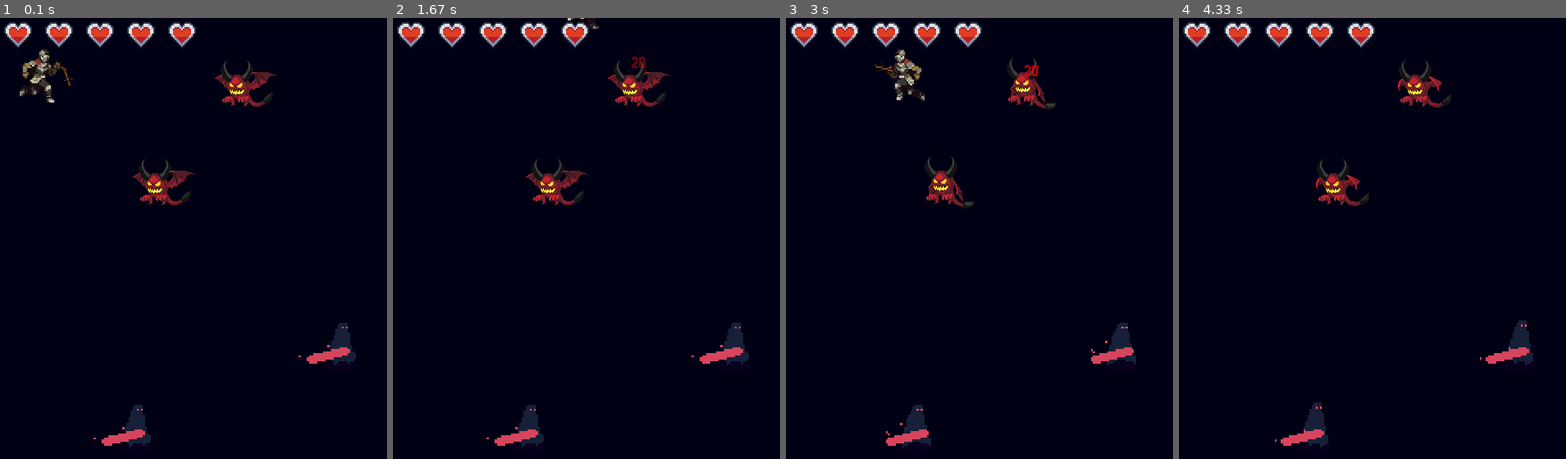
Above: before the commit, frames 1-4 (left to right).
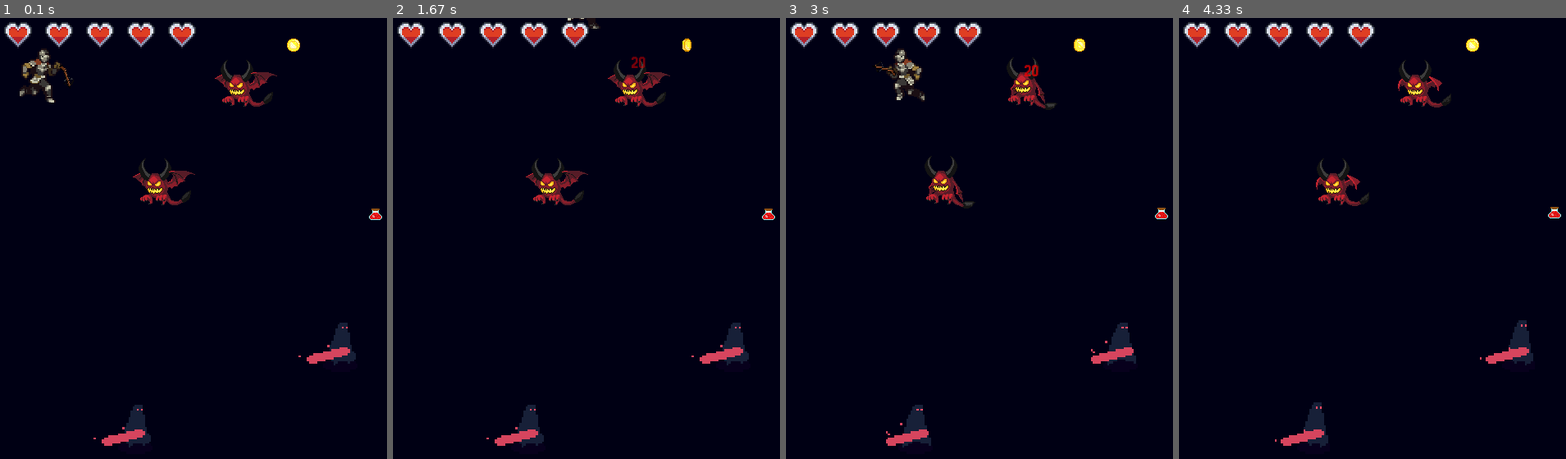
Above: after the commit, the same moments.

Repository: JuanseBencegues/VideoJuegoBasico-Pygame
Game: pygame game, started from main.py
Same seed, same stepped clock (60 frames per second), same inputs: the game is played once before the commit and once after it.
Inputs (mouse positions are in pixels of both pictures, inside the frame that each line leads up to):
- Up to frame 1 (0.1 s): no input
- Up to frame 2 (1.67 s): hold D 0.33-0.8 s; move the mouse to (698, 287) at 0.37 s; hold W 0.83-1.13 s; move the mouse to (outside the picture) at 0.87 s; click (outside the picture) at 1.22 s; hold D from 1.5 s (still down); click (516, 189) at 1.58 s
- Up to frame 3 (3 s): release D at 1.97 s; hold A 2-2.53 s; click (outside the picture) at 2.08 s; hold S 2.57-2.87 s; click (outside the picture) at 2.65 s; hold A from 2.9 s (still down); click (1126, 97) at 2.98 s
- Up to frame 4 (4.33 s): release A at 3.3 s; hold W 3.33-3.7 s; click (1271, 251) at 3.42 s

The runs differ from the first frame. In frame 1, 0.1% of the frame differs, in the area x 74-99%, y 4-46%; in frame 2, 0.1%; in frame 3, 0.1%; in frame 4, 0.1%.

Commit message:
Gold and Wine

Diff:
--- a/constantes.py
+++ b/constantes.py
@@ -29,3 +29,6 @@
 COLOR_GOLPE_CRITICO = (255,215,0)
 DURACION_TEXTO_HIT = 700 #milisegundos
 TAM_FUNTE = 20
+# Items
+ESCALA_POCION = 1
+ESCALA_MONEDA = 1
--- /dev/null
+++ b/items.py
@@ -0,0 +1,22 @@
+import pygame.sprite
+
+""" La clase importada sprite YA TIENE SU PROPIO UPDATE """
+class Item(pygame.sprite.Sprite):
+    def __init__(self, x, y, item_type, animation_list):
+        pygame.sprite.Sprite.__init__(self)
+        self.item_type = item_type # 0 = monedas, 1 = pociones
+        self.animation_list = animation_list
+        self.frame_index = 0
+        self.update_time = pygame.time.get_ticks()
+        self.image = self.animation_list[self.frame_index]
+        self.rect = self.image.get_rect()
+        self.rect = (x,y)
+
+    def update(self):
+        cooldown_animacion = 100
+        self.image = self.animation_list[self.frame_index]
+        if pygame.time.get_ticks() - self.update_time >= cooldown_animacion:
+            self.frame_index = self.frame_index + 1
+            self.update_time = pygame.time.get_ticks()
+        if self.frame_index >= len(self.animation_list):
+            self.frame_index = 0
--- a/main.py
+++ b/main.py
@@ -3,6 +3,7 @@
 from personaje import Personaje
 from weapons import Weapon
 from textos import DmgText
+from items import Item
 import os
 
 #---------------- Funciones ----------------
@@ -20,6 +21,17 @@
 def nombres_carpetas(directorio):
     """ Retorna una lista con el nombre de las carpertas en el directorio dado """
     return os.listdir(directorio)
+
+def vida_jugador():
+    c_mitad_dibujado = False
+    for i in range(constantes.CANTIDAD_CORAZONES):
+        if jugador.energia >=((i+1)*100 / constantes.CANTIDAD_CORAZONES):
+            ventana.blit(corazon_lleno, (5+i*50,5))
+        elif jugador.energia % 25 > 0 and not c_mitad_dibujado:
+            ventana.blit(corazon_mitad, (5+i*50,5))
+            c_mitad_dibujado = True
+        else:
+            ventana.blit(corazon_vacio,(5+i*50,5))
 
 #---------------- Pantalla ----------------
 #Inicia pygame
@@ -40,13 +52,13 @@
     img = escalar_img(img, constantes.ESCALA_PERSONAJE)
     animaciones.append(img)
 #Salud
-corazon_vacio = pygame.image.load("assets/images/items/heart_empty.png")
+corazon_vacio = pygame.image.load("assets/images/items/hearts/heart_empty.png")
 corazon_vacio = escalar_img(corazon_vacio, constantes.ESCALA_CORAZONES)
 
-corazon_mitad = pygame.image.load("assets/images/items/heart_half.png")
+corazon_mitad = pygame.image.load("assets/images/items/hearts/heart_half.png")
 corazon_mitad = escalar_img(corazon_mitad, constantes.ESCALA_CORAZONES)
 
-corazon_lleno = pygame.image.load("assets/images/items/heart_full.png")
+corazon_lleno = pygame.image.load("assets/images/items/hearts/heart_full.png")
 corazon_lleno = escalar_img(corazon_lleno, constantes.ESCALA_CORAZONES)
 
 #Enemigos
@@ -71,17 +83,25 @@
 imagen_balas = pygame.image.load("assets/images/weapons/arrow.png")
 imagen_balas = escalar_img(imagen_balas, constantes.ESCALA_ARMA)
 
+#Items
+#Pocion
+directorio_pociones = "assets/images/items/potions"
+animaciones_pocion = []
+for i in range(contar_elementos(directorio_pociones)):
+    img_pocion = pygame.image.load(f"assets/images/items/potions/potion_{i+1}.png")
+    img_pocion= escalar_img(img_pocion, constantes.ESCALA_POCION)
+    animaciones_pocion.append(img_pocion)
+#Monedas
+directorio_monedas = "assets/images/items/coin"
+animaciones_monedas = []
+for i in range(contar_elementos(directorio_monedas)):
+    img_moneda = pygame.image.load(f"assets/images/items/coin/coin_{i+1}.png")
+    img_moneda = escalar_img(img_moneda, constantes.ESCALA_MONEDA)
+    animaciones_monedas.append(img_moneda)
+
+
 #---------------- Personajes ----------------
-def vida_jugador():
-    c_mitad_dibujado = False
-    for i in range(constantes.CANTIDAD_CORAZONES):
-        if jugador.energia >=((i+1)*100 / constantes.CANTIDAD_CORAZONES):
-            ventana.blit(corazon_lleno, (5+i*50,5))
-        elif jugador.energia % 25 > 0 and not c_mitad_dibujado:
-            ventana.blit(corazon_mitad, (5+i*50,5))
-            c_mitad_dibujado = True
-        else:
-            ventana.blit(corazon_vacio,(5+i*50,5))
+
 #Crear un jugador de la clase personaje
 jugador  = Personaje(50,70,animaciones, 100)
 #definir variables de movimiento del jugador
@@ -105,13 +125,25 @@
 #---------------- Armas ----------------
 #Crear un arma de la clase weapon
 ballesta = Weapon(imagen_ballesta, imagen_balas)
-
-#Crear grupo de sprites
+#Critico
+critico = False
+
+#---------------- Items ----------------
+moneda = Item(350, 25, 0, animaciones_monedas)
+pocion = Item(450, 230, 1, animaciones_pocion)
+
+
+#---------------- Grupos ----------------
+#grupos de sprites
+""" Utilizo estos grupos para los objetos de la misma clase
+    de los cuales podria haber mas de uno en pantalla """
 grupo_balas = pygame.sprite.Group()
 grupo_damage_text = pygame.sprite.Group()
-
-#Critico
-critico = False
+grupo_items = pygame.sprite.Group()
+
+grupo_items.add(moneda)
+grupo_items.add(pocion)
+
 
 #Controlar frame-rate
 reloj = pygame.time.Clock()
@@ -145,7 +177,7 @@
     #Actualiza estado enemigos
     for ene in lista_enemigos:
         ene.update()
-        print(ene.energia)
+        #print(ene.energia)
 
     #Actualiza estado del arma
     bala = ballesta.update(jugador)
@@ -160,6 +192,9 @@
             grupo_damage_text.add(damage_text)
     #Actualiza daño
     grupo_damage_text.update()
+
+    #Actualiza items
+    grupo_items.update()
 
     #---------------- Dibujar ----------------
     # al jugador
@@ -176,7 +211,8 @@
     vida_jugador()
     # textos
     grupo_damage_text.draw(ventana)
-
+    # items
+    grupo_items.draw(ventana)
 
     #recorre los posibles distintos eventos que se ejecuten
     for event in pygame.event.get(): #event.get entrega la lista de todos los eventos que pueden ocurrir
Binary file added: assets/images/items/coin/coin_1.png
Binary file added: assets/images/items/coin/coin_2.png
Binary file added: assets/images/items/coin/coin_3.png
Binary file added: assets/images/items/coin/coin_4.png
Binary file added: assets/images/items/coin/coin_5.png
Binary file added: assets/images/items/coin/coin_6.png
Binary file added: assets/images/items/coin/coin_7.png
Renamed: assets/images/items/heart_empty.png -> assets/images/items/hearts/heart_empty.png
Renamed: assets/images/items/heart_full.png -> assets/images/items/hearts/heart_full.png
Renamed: assets/images/items/heart_half.png -> assets/images/items/hearts/heart_half.png
Binary file added: assets/images/items/potions/potion_1.png
Binary file added: assets/images/items/potions/potion_2.png
(and 2 more such lines)
